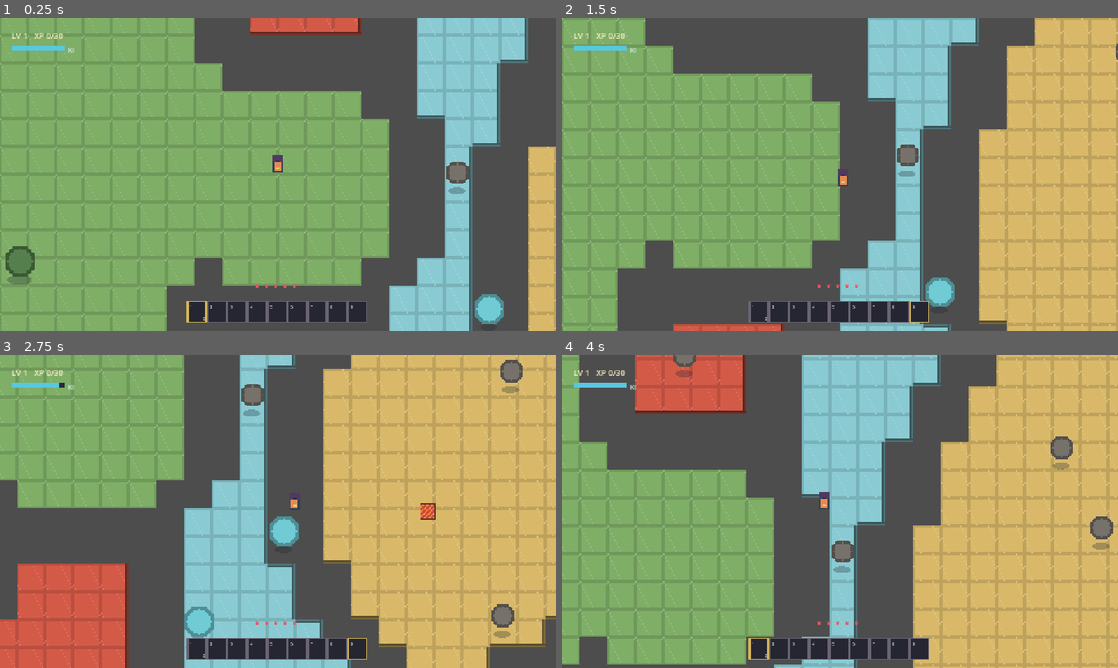
Above: before the commit, frames 1-4 (two rows, left to right).
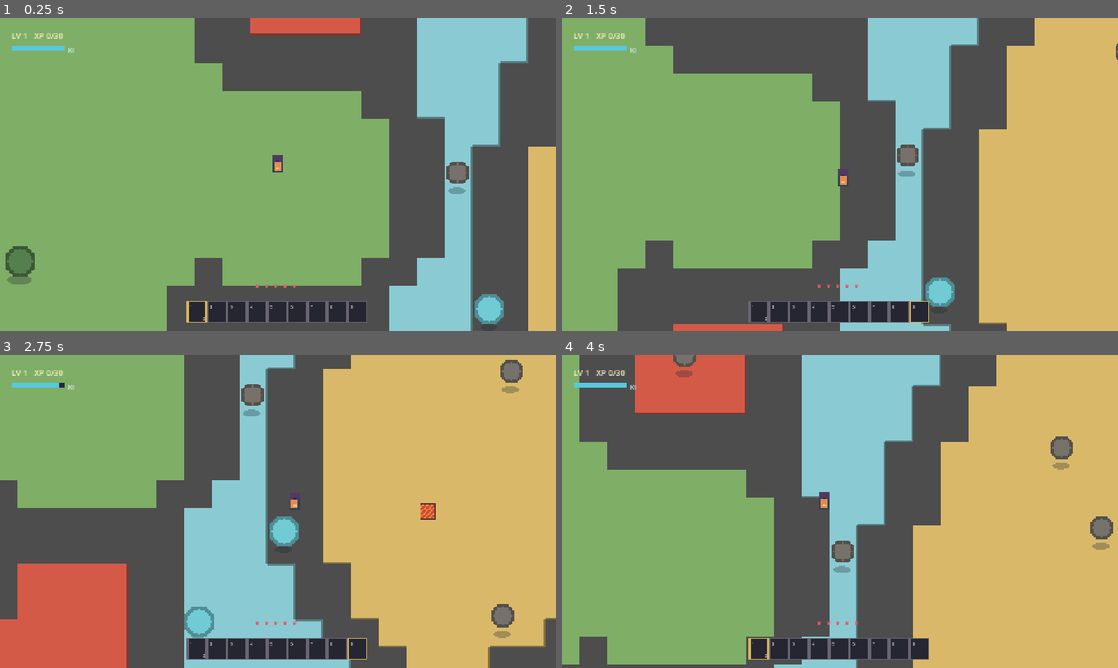
Above: after the commit, the same moments.

Repository: tnvr07/GameZero
Game: Godot game, scene res://scenes/main.tscn
Same seed, same stepped clock (60 frames per second), same inputs: the game is played once before the commit and once after it.
Inputs:
- Up to frame 1 (0.25 s): no input
- Up to frame 2 (1.5 s): tap Enter at 0.5 s; hold D 0.53-1.28 s; tap 1 at 0.6 s; tap Space at 0.77 s; hold S from 1.28 s (still down); tap 9 at 1.35 s
- Up to frame 3 (2.75 s): tap Space at 1.52 s; release S at 2.03 s; hold D from 2.03 s (still down); tap J at 2.1 s
- Up to frame 4 (4 s): release D at 2.78 s; hold W 2.78-3.53 s; tap Shift at 2.85 s; tap Space at 3.02, 3.77 s; hold A from 3.53 s (still down); tap 1 at 3.6 s

The runs differ from the first frame. In frame 1, 3.2% of the frame differs, in the area x 45-100%, y 0-100%; in frame 2, 7.5%; in frame 3, 12%, in the area x 0-100%, y 0-100%; in frame 4, 11%.

Commit message:
Enhance README with detailed asset setup instructions and improve art asset handling in scripts

Diff:
--- a/project.godot
+++ b/project.godot
@@ -1,9 +1,18 @@
+; Engine configuration file.
+; It's best edited using the editor UI and not directly,
+; since the parameters that go here are not all obvious.
+;
+; Format:
+;   [section] ; section goes between []
+;   param=value ; assign values to parameters
+
 config_version=5
 
 [application]
 
 config/name="Kiwood"
 run/main_scene="res://scenes/main.tscn"
+config/features=PackedStringArray("4.7")
 
 [display]
 
@@ -16,7 +25,6 @@
 
 [rendering]
 
+textures/canvas_textures/default_texture_filter=0
 renderer/rendering_method="gl_compatibility"
 renderer/rendering_method.mobile="gl_compatibility"
-textures/default_filters/use_nearest_mipmap_filter=false
-textures/canvas_textures/default_texture_filter=0
--- a/scripts/art_assets.gd
+++ b/scripts/art_assets.gd
@@ -23,20 +23,38 @@
 	if _terrain_texture != null:
 		return _terrain_texture
 	var image := Image.create(512, 512, false, Image.FORMAT_RGBA8)
-	var source_image := _load_optional_image(TILESET_PATH)
+	var base_tiles := _terrain_base_image()
 	for biome in range(4):
 		for variant in range(256):
 			var atlas_index := biome * 256 + variant
 			var tile_x := (atlas_index % 32) * 16
 			var tile_y := int(atlas_index / 32) * 16
-			_copy_or_fill_tile(image, source_image, biome, tile_x, tile_y)
+			_copy_terrain_base_tile(image, base_tiles, biome, tile_x, tile_y)
 			var neighbors := _decode_variant(variant)
 			for side in range(4):
-				if neighbors[side] != biome:
-					_draw_edge(image, tile_x, tile_y, side, BIOME_COLORS[biome].darkened(0.43))
-	image.generate_mipmaps()
+				if biome > neighbors[side]:
+					_draw_edge(image, base_tiles, biome * 16, tile_x, tile_y, side)
 	_terrain_texture = ImageTexture.create_from_image(image)
 	return _terrain_texture
+
+static func _terrain_base_image() -> Image:
+	var source_image := _load_optional_image(TILESET_PATH)
+	if source_image != null:
+		if source_image.get_width() >= 64 and source_image.get_height() >= 16:
+			return source_image
+		push_error("%s must contain four 16x16 biome tiles across its first row." % TILESET_PATH)
+
+	var placeholders := Image.create(64, 16, false, Image.FORMAT_RGBA8)
+	for biome in range(4):
+		for y in range(16):
+			for x in range(16):
+				placeholders.set_pixel(biome * 16 + x, y, BIOME_COLORS[biome])
+	return placeholders
+
+static func _copy_terrain_base_tile(target: Image, base_tiles: Image, biome: int, dest_x: int, dest_y: int) -> void:
+	for y in range(16):
+		for x in range(16):
+			target.set_pixel(dest_x + x, dest_y + y, base_tiles.get_pixel(biome * 16 + x, y))
 
 static func lava_texture() -> Texture2D:
 	if _lava_texture == null:
@@ -114,21 +132,6 @@
 		return null
 	return image
 
-static func _copy_or_fill_tile(target: Image, source: Image, biome: int, dest_x: int, dest_y: int) -> void:
-	if source != null and source.get_width() >= (biome + 1) * 16 and source.get_height() >= 16:
-		var source_x := biome * 16
-		for y in range(16):
-			for x in range(16):
-				target.set_pixel(dest_x + x, dest_y + y, source.get_pixel(source_x + x, y))
-		return
-	var base := BIOME_COLORS[biome]
-	for y in range(16):
-		for x in range(16):
-			var color := base.darkened(0.12) if x == 0 or y == 0 or x == 15 or y == 15 else base
-			if (x * 7 + y * 11 + biome * 13) % 29 == 0:
-				color = base.lightened(0.12)
-			target.set_pixel(dest_x + x, dest_y + y, color)
-
 static func _decode_variant(variant: int) -> Array[int]:
 	var neighbors: Array[int] = []
 	var value := variant
@@ -137,18 +140,14 @@
 		value = int(value / 4)
 	return neighbors
 
-static func _draw_edge(image: Image, x: int, y: int, side: int, color: Color) -> void:
+static func _draw_edge(image: Image, base_tiles: Image, source_x: int, x: int, y: int, side: int) -> void:
 	for offset in range(16):
 		match side:
 			0:
-				image.set_pixel(x + offset, y, color)
-				image.set_pixel(x + offset, y + 1, color.darkened(0.25))
+				image.set_pixel(x + offset, y, base_tiles.get_pixel(source_x + offset, 0).darkened(0.38))
 			1:
-				image.set_pixel(x + 15, y + offset, color)
-				image.set_pixel(x + 14, y + offset, color.darkened(0.25))
+				image.set_pixel(x + 15, y + offset, base_tiles.get_pixel(source_x + 15, offset).darkened(0.38))
 			2:
-				image.set_pixel(x + offset, y + 15, color)
-				image.set_pixel(x + offset, y + 14, color.darkened(0.25))
+				image.set_pixel(x + offset, y + 15, base_tiles.get_pixel(source_x + offset, 15).darkened(0.38))
 			3:
-				image.set_pixel(x, y + offset, color)
-				image.set_pixel(x + 1, y + offset, color.darkened(0.25))
+				image.set_pixel(x, y + offset, base_tiles.get_pixel(source_x, offset).darkened(0.38))
Not shown, changed: README.md
